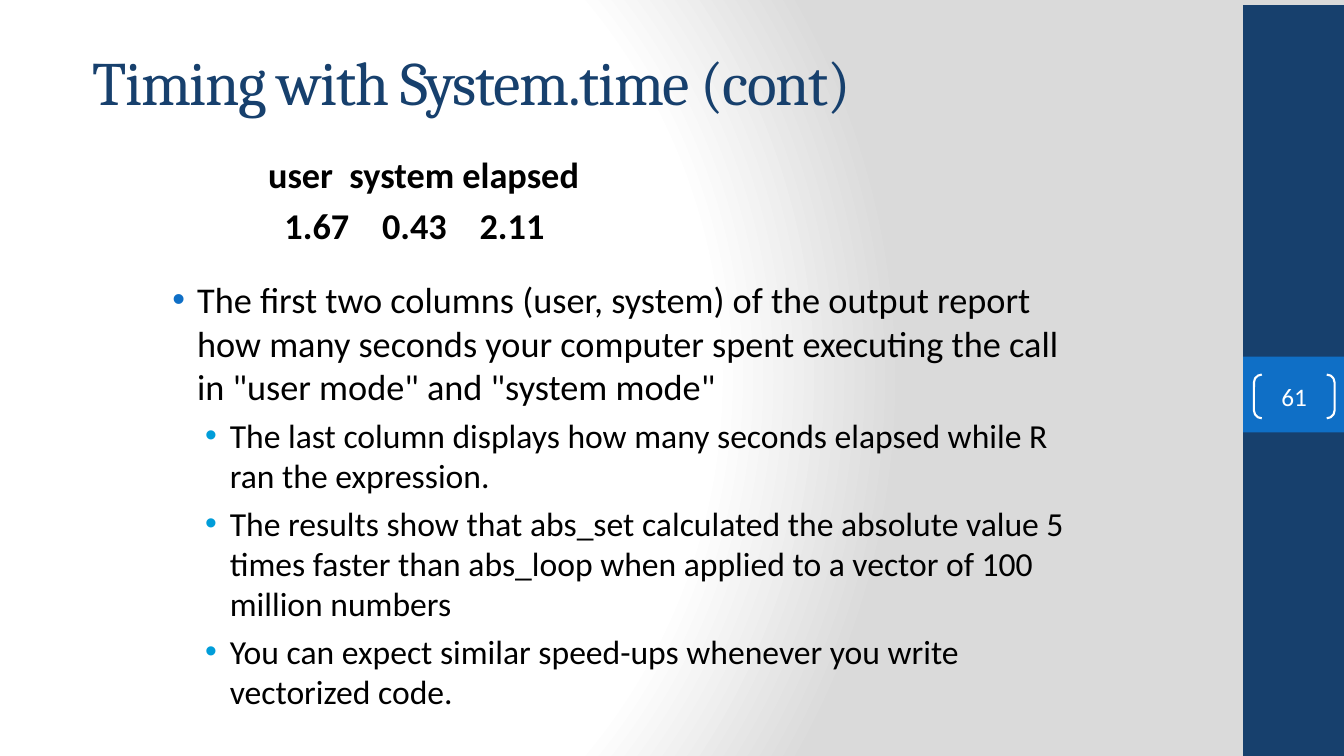
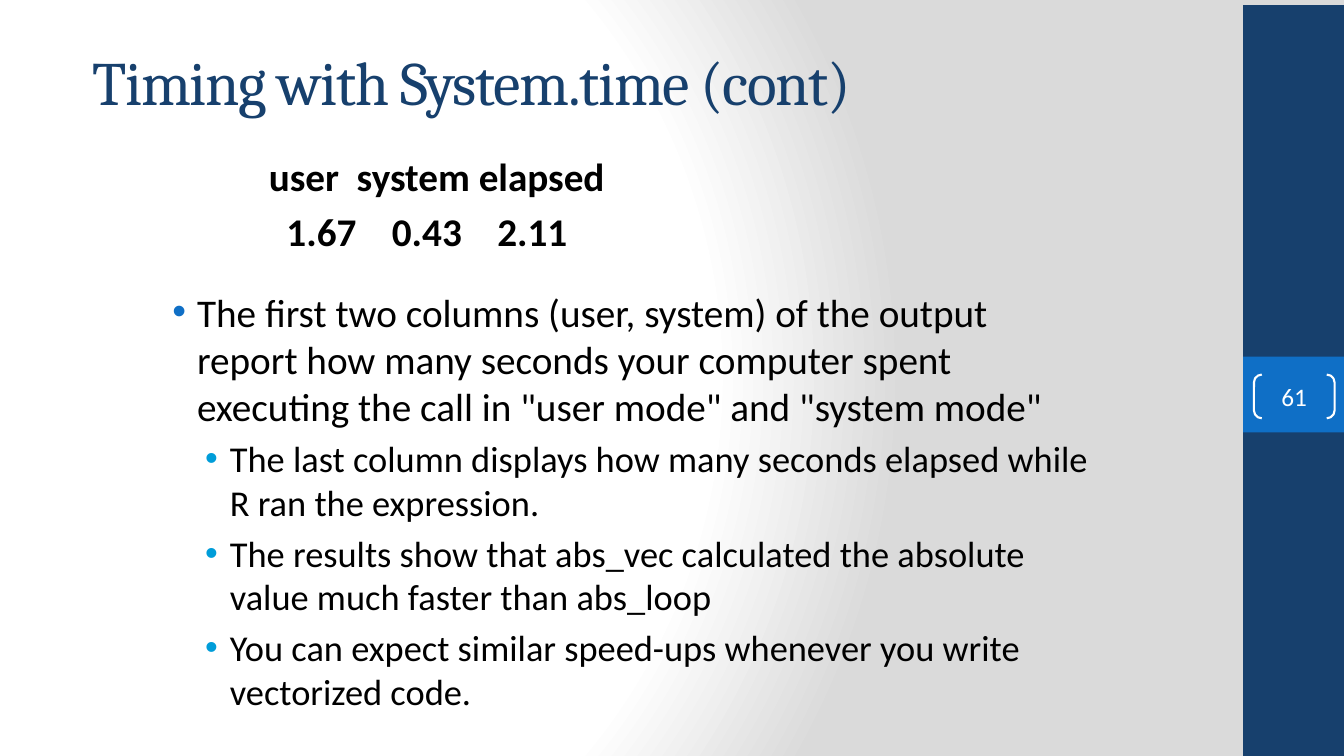
Before and after one commit to FSCJ-COP2073C/cop2073c-FullContent, a slide deck: slide 61 of slides/COP2073C-Module6.pptx. Drawn at 1344x756 pixels with LibreOffice and Linux fonts; fonts in the diff are those of the drawing; background and template pictures are left out. Boxes give left, top, right and bottom in pixels: in the first picture for what was removed or moved away, otherwise in the second. Text is boxed around its words. In the diff, an @@ line names an element or a change of style, - is before the commit and + after.

```diff
--- a/slides/COP2073C-Module6.pptx
+++ b/slides/COP2073C-Module6.pptx
@@ text at box(197, 163, 1088, 706): size 25.9 to 28 pt in "user system elapsed", "1.67 0.43 2.11", "The first two columns (user, system) of ..."; size 24.1 to 26 pt in "The last column displays how many seconds ...", "You can expect similar speed-ups whenever you ..." @@
@@ text at box(230, 541, 1024, 616): text changed; size 24.1 to 26 pt @@
-  • The results show that abs_set calculated the absolute value 5 times faster than abs_loop when applied to a vector of 100 million numbers
+  • The results show that abs_vec calculated the absolute value much faster than abs_loop
```
Also in this commit, not shown: 7 other slides changed, 8 other files.
